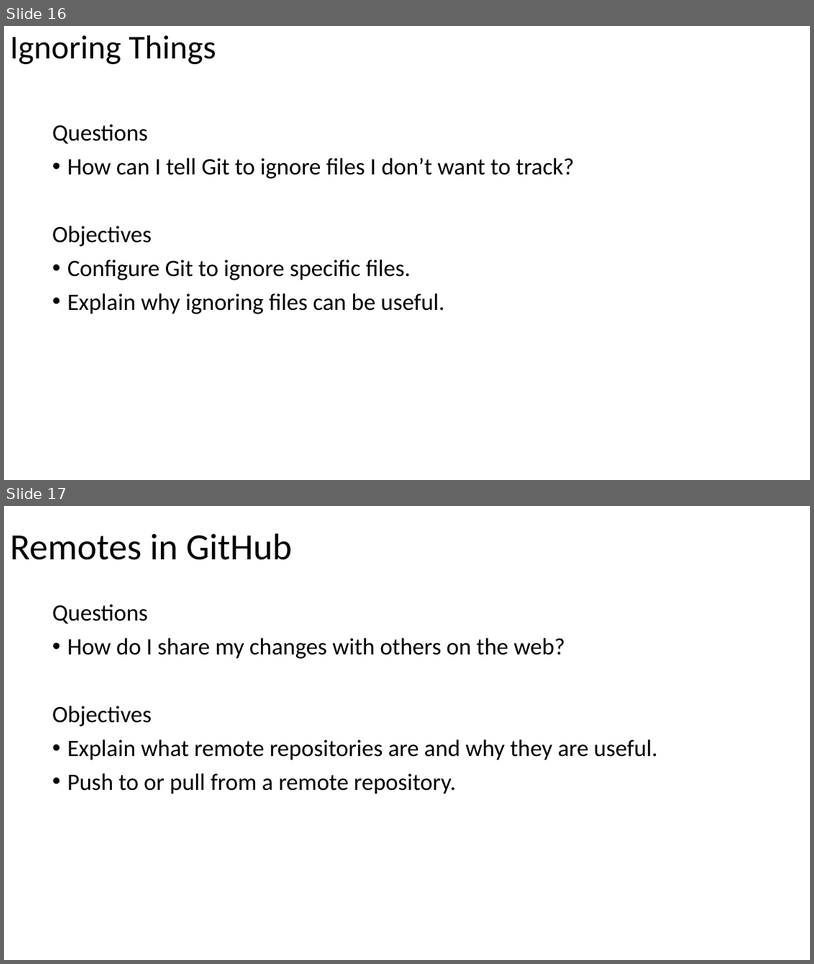
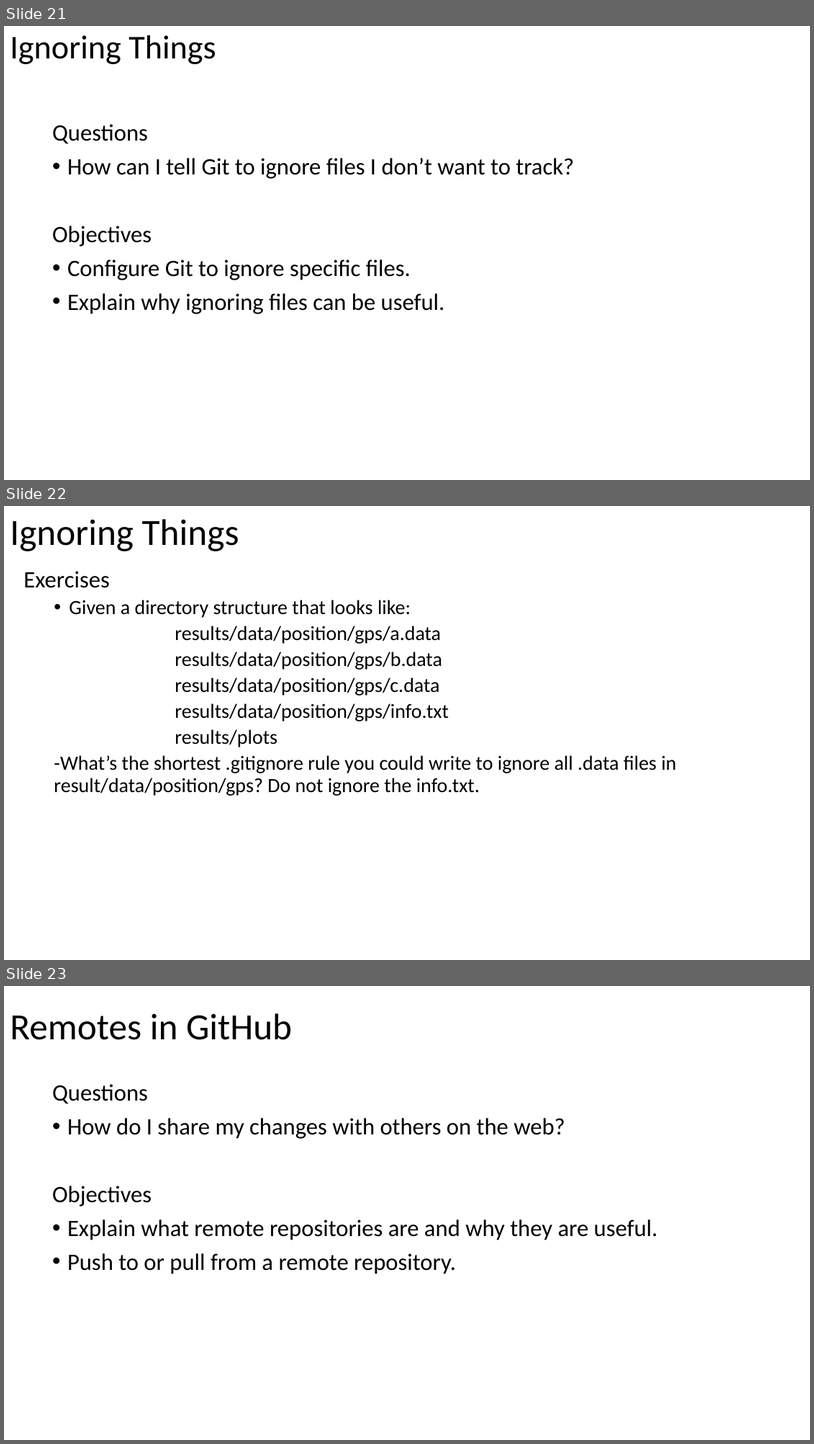
Before and after one commit to heatherciallella/SWC_Workshop_RUC_Fall17, a slide deck: Version control with Git/Version control with Git.pptx. Shown one above the other, each under a label of ours: slides 16 and 17 before the commit, slides 21, 22 and 23 after it. The pictures are 814x964 and 814x1444 pixels, drawn with LibreOffice and Linux fonts; fonts in the diff are those of the drawing. Boxes give left, top, right and bottom in pixels: in the first picture for what was removed or moved away, otherwise in the second. Text is boxed around its words. In the diff, an @@ line names an element or a change of style, - is before the commit and + after.

```diff
--- a/Version control with Git/Version control with Git.pptx
+++ b/Version control with Git/Version control with Git.pptx
@@ slide 22 added at (4,506,810,960), background #FFFFFF @@
@@ title added at (10,519,239,551), 44 pt, text #000000 @@
+Ignoring Things
@@ text added at (23,571,676,795), 24 pt, text #000000 @@
+Exercises
+  • Given a directory structure that looks like:
+  results/data/position/gps/a.data
+  results/data/position/gps/b.data
+  results/data/position/gps/c.data
+  results/data/position/gps/info.txt
+  results/plots
+  -What’s the shortest .gitignore rule you could write to ignore all .data files in result/data/position/gps? Do not ignore the info.txt.
@@ what was slide 16 is now slide 21 @@
@@ what was slide 17 is now slide 23 @@
```
Also in this commit, not shown: 3 slides changed, 6 other slides added, 1 slide removed.
